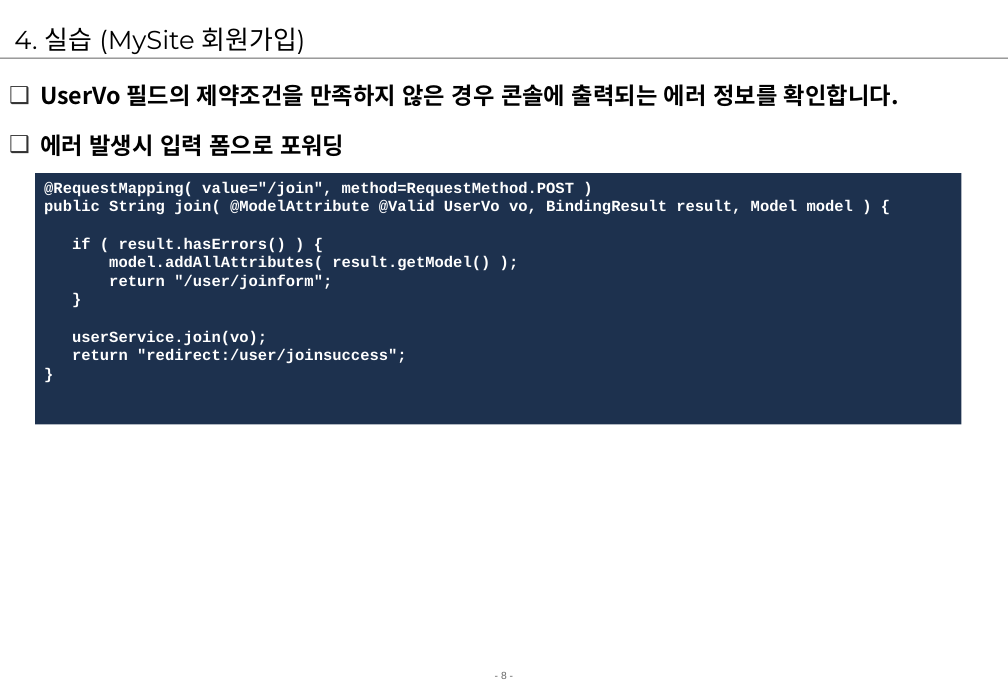
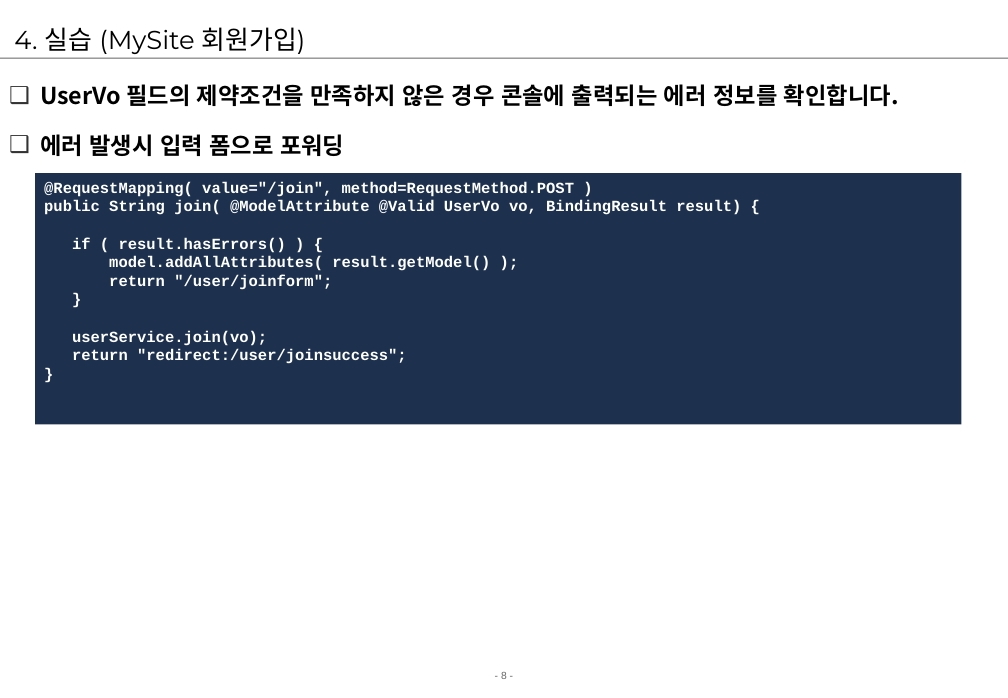
Before and after one commit to jungeunlee95/cafe24-TIL, a slide deck: slide 8 of 2 강의자료/02.강의/4. Spring Framework/10.spring[@Valid].ppt. Drawn at 1008x698 pixels with LibreOffice and Linux fonts; fonts in the diff are those of the drawing; background and template pictures are left out. Boxes give left, top, right and bottom in pixels: in the first picture for what was removed or moved away, otherwise in the second. Text is boxed around its words. In the diff, an @@ line names an element or a change of style, - is before the commit and + after.

Commit message:
AOP, Form Validation

```diff
--- a/2 강의자료/02.강의/4. Spring Framework/10.spring[@Valid].ppt
+++ b/2 강의자료/02.강의/4. Spring Framework/10.spring[@Valid].ppt
@@ text in rectangle at [44, 200, 741, 215]: text changed @@
-public String join( @ModelAttribute @Valid UserVo vo, BindingResult result, Model model ) {
+public String join( @ModelAttribute @Valid UserVo vo, BindingResult result) {
```
Also in this commit, not shown: 3 other slides changed, 19 other files.
